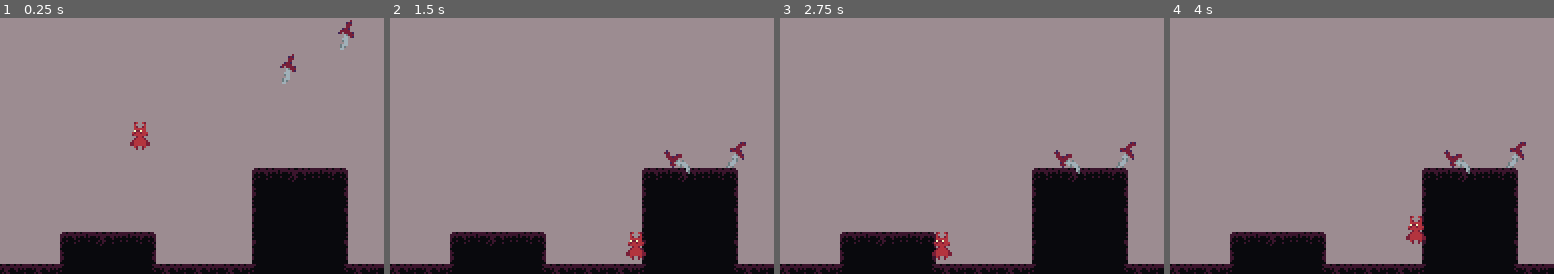
Above: before the commit, frames 1-4 (left to right).
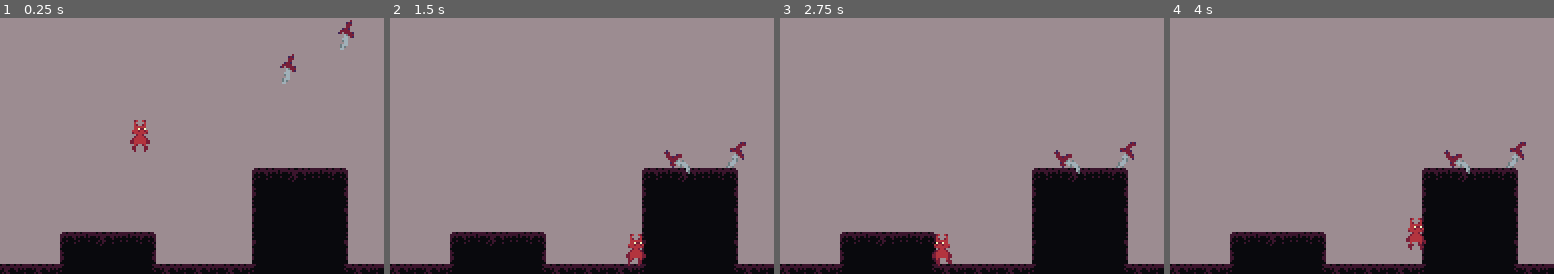
Above: after the commit, the same moments.

Repository: LordOfCheese1/project-hell
Game: Godot game, scene res://scenes/testing.tscn
Two runs of this game, one before a commit and one after it. Both use one fixed random seed, a clock stepped at 60 frames per second and the inputs below.
Inputs:
- Up to frame 1 (0.25 s): no input
- Up to frame 2 (1.5 s): hold E (grab) 0.53-1.28 s; hold D (right) from 0.53 s (still down); tap Space (jump) at 0.77 s; tap F (use_item) at 1.35 s
- Up to frame 3 (2.75 s): tap Space (jump) at 1.52 s; release D (right) at 2.03 s; hold A (left) from 2.03 s (still down); hold E (grab) from 2.03 s (still down)
- Up to frame 4 (4 s): tap Enter at 2.75 s; release A (left) at 2.78 s; release E (grab) at 2.78 s; hold D (right) from 2.78 s (still down); tap F (use_item) at 2.85 s; tap Space (jump) at 3.02, 3.77 s; hold E (grab) from 3.53 s (still down)
The pictures show only the part of the screen within x 13-63%, y 39-89%; the shares and areas given below are measured in that part.

The runs differ from the first frame. In frame 1, 0.3% of the frame differs, in the area x 33-40%, y 39-53%; in frame 2, 0.3%; in frame 3, 0.3%; in frame 4, 0.3%, in the area x 61-67%, y 77-91%.
Error before the commit: Invalid assignment of property or key 'rotation_degrees' with value of type 'float' on a base object of type 'null instance'. (res://scripts/entities/player.gd…

Commit message:
added a numbed down version of proc anim

Diff:
--- a/prefabs/entities/player.tscn
+++ b/prefabs/entities/player.tscn
@@ -1,23 +1,42 @@
-[gd_scene load_steps=6 format=3 uid="uid://ckfedxh8ujfre"]
+[gd_scene load_steps=8 format=3 uid="uid://rtq5jolpm2ji"]
 
-[ext_resource type="Script" path="res://scripts/entities/player.gd" id="1_xd2hm"]
+[ext_resource type="Script" path="res://scripts/entities/player/player.gd" id="1_knm7x"]
+[ext_resource type="Texture2D" uid="uid://dmxue76w3mm3x" path="res://textures/entities/player/leg.png" id="2_50baq"]
+[ext_resource type="Script" path="res://scripts/entities/player/player_leg.gd" id="2_wmahh"]
 [ext_resource type="Texture2D" uid="uid://dg6722ulgtwbx" path="res://textures/entities/player/player.png" id="3_ur0jm"]
 [ext_resource type="PackedScene" uid="uid://mj1c3xxottsc" path="res://prefabs/components/item_grab_area.tscn" id="3_w1yh2"]
 
 [sub_resource type="RectangleShape2D" id="RectangleShape2D_ere26"]
-size = Vector2(6, 14)
+size = Vector2(6, 12)
 
 [sub_resource type="CircleShape2D" id="CircleShape2D_nw3q4"]
 radius = 24.0
 
 [node name="player" type="CharacterBody2D"]
-script = ExtResource("1_xd2hm")
+script = ExtResource("1_knm7x")
 
-[node name="sprite" type="Sprite2D" parent="."]
+[node name="body" type="Node2D" parent="."]
+
+[node name="leg_left" type="Sprite2D" parent="body"]
+position = Vector2(-2, 5)
+rotation = 0.383972
+texture = ExtResource("2_50baq")
+offset = Vector2(0, 2)
+script = ExtResource("2_wmahh")
+
+[node name="leg_right" type="Sprite2D" parent="body"]
+position = Vector2(2, 5)
+rotation = -0.383972
+texture = ExtResource("2_50baq")
+offset = Vector2(0, 2)
+flip_h = true
+script = ExtResource("2_wmahh")
+
+[node name="upper_body" type="Sprite2D" parent="body"]
 texture = ExtResource("3_ur0jm")
 
 [node name="CollisionShape2D" type="CollisionShape2D" parent="."]
-position = Vector2(0, 3)
+position = Vector2(0, 2)
 shape = SubResource("RectangleShape2D_ere26")
 
 [node name="item_grab_area" parent="." instance=ExtResource("3_w1yh2")]
--- /dev/null
+++ b/scripts/entities/player/player_leg.gd
@@ -0,0 +1,14 @@
+extends Sprite2D
+
+var border = 50
+
+
+func _physics_process(delta):
+	if get_parent().get_parent().is_on_floor():
+		rotation_degrees += Input.get_axis("left", "right") * 7
+		if rotation_degrees > border:
+			rotation_degrees = -(border - 1)
+		if rotation_degrees < -border:
+			rotation_degrees = border - 1
+	else:
+		rotation_degrees = -position.x * 11
Not shown: 1 places in scenes/levels/00_hellgates.tscn that only renumber resources
Not shown: 1 places in scenes/testing.tscn that only renumber resources
Renamed: scripts/entities/player.gd -> scripts/entities/player/player.gd
Binary file added: textures/entities/player/leg.png
Not shown, added: textures/entities/player/leg.png.import
Binary file changed: textures/entities/player/player.png
